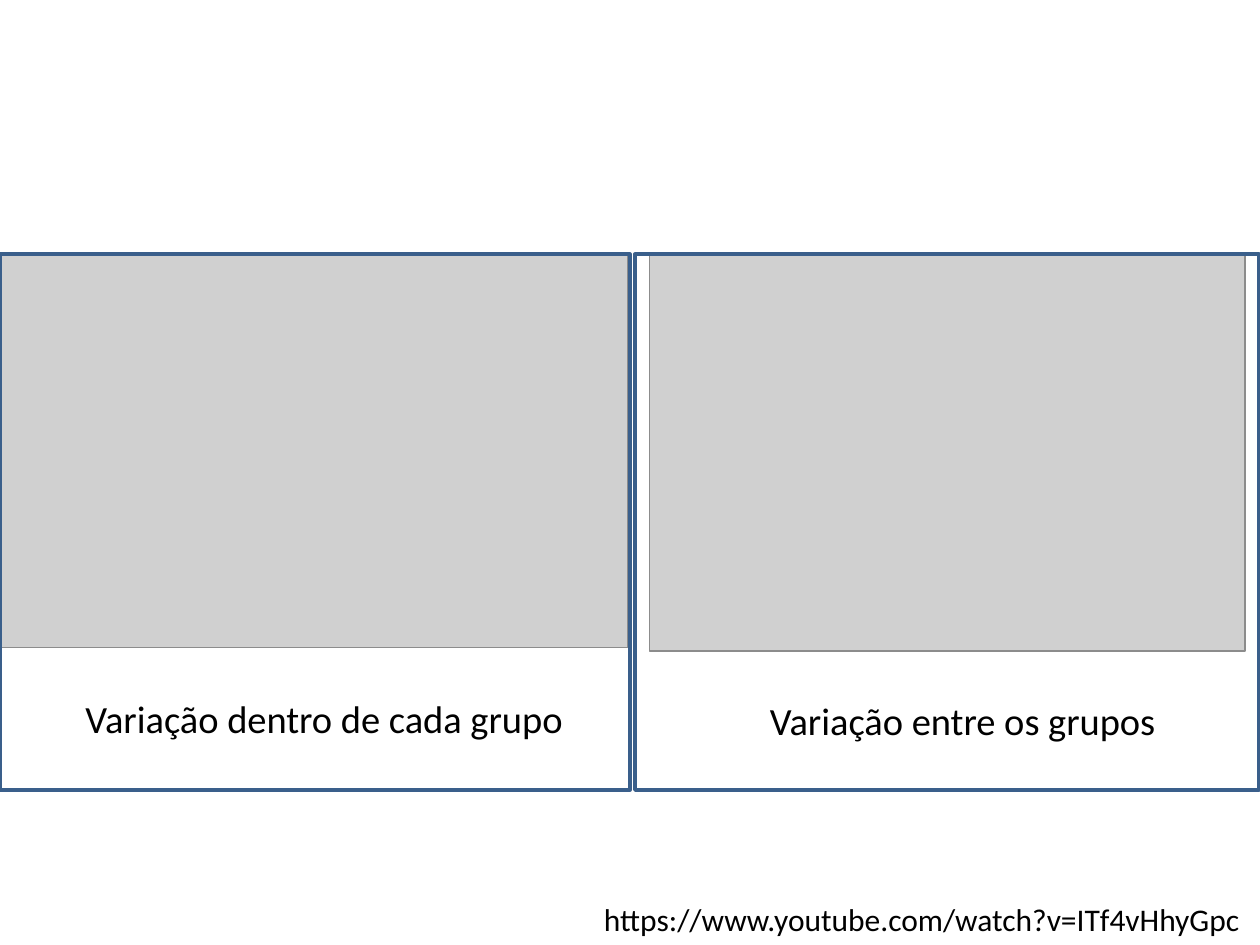
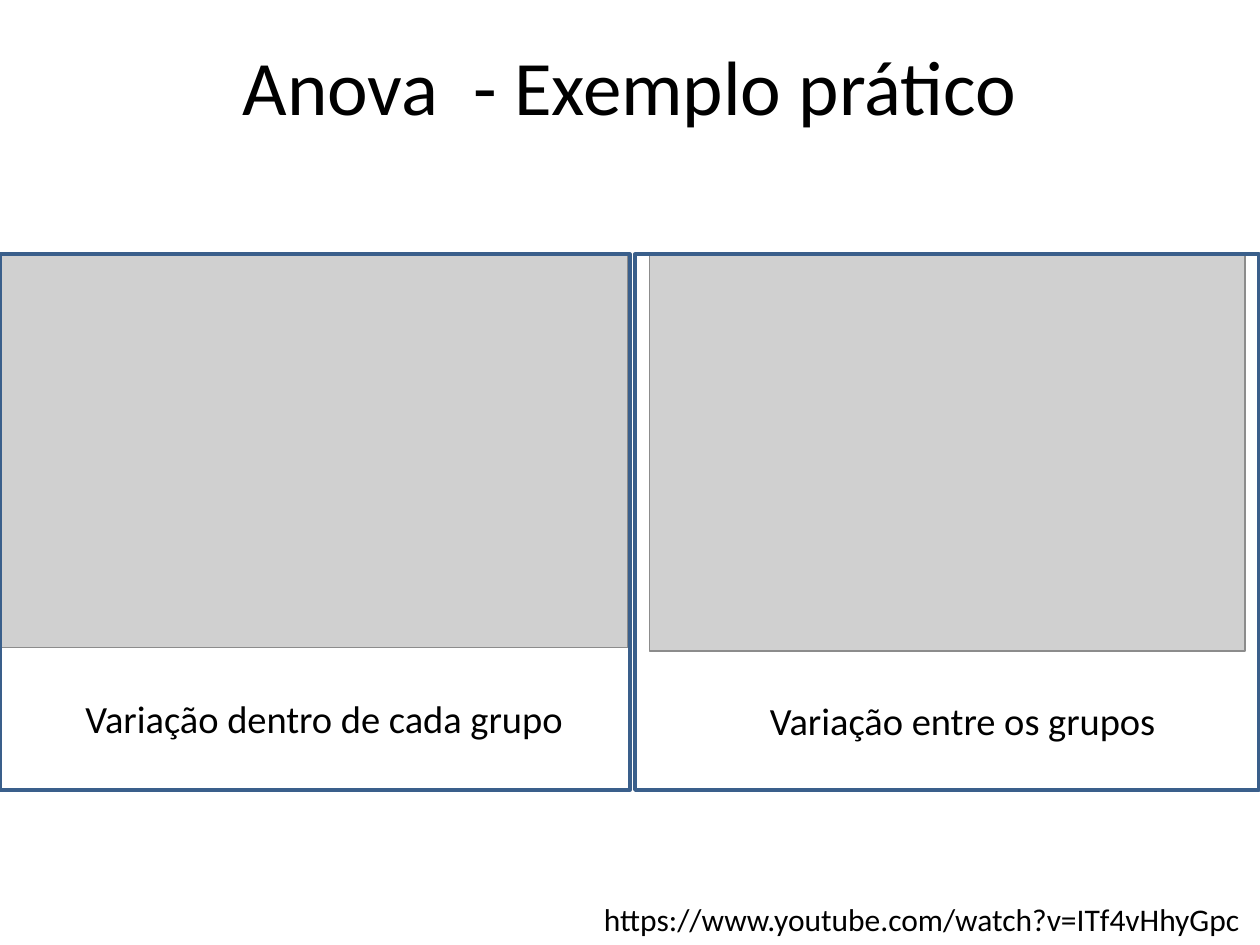
Before and after one commit to vanderfsouza/CursoR, a slide deck: slide 14 of Curso_Estatistica_experimental.pptx (slide 8 before the commit). Drawn at 1260x945 pixels with LibreOffice and Linux fonts; fonts in the diff are those of the drawing; grey boxes stand for pictures. Boxes give left, top, right and bottom in pixels: in the first picture for what was removed or moved away, otherwise in the second. Text is boxed around its words. In the diff, an @@ line names an element or a change of style, - is before the commit and + after.

```diff
--- a/Curso_Estatistica_experimental.pptx
+++ b/Curso_Estatistica_experimental.pptx
@@ title added at [243, 61, 1016, 128], 44 pt, text #000000 @@
+Anova - Exemplo prático
```
Also in this commit, not shown: 10 other slides changed, 5 slides added, 1 slide removed, 1 other file.
